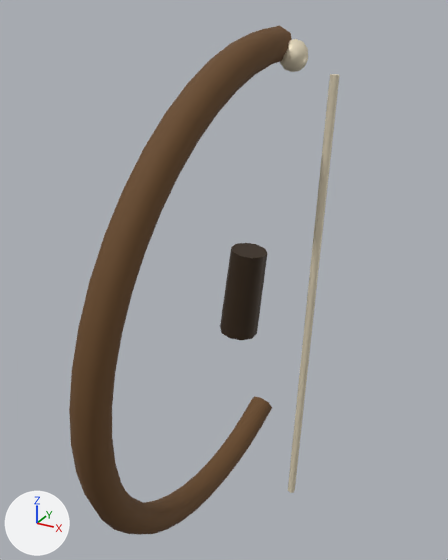
One commit to the glTF model assets/models/props/weapon_bow.glb: the scene before it, then after it.
Rendered twice from a camera (50 mm lens) standing at (0.888, -1.554, 1.645) and looking at (0.138, -0.192, 0.964). Arrows for +X, +Y and +Z are at lower left; the lights stay in place. The first picture is the older version. Where no turn or scale is listed for an object, it has been applied to the vertices.

The older version as bpy lines, for what is in view:
```python
me_mesh_1 = bpy.data.meshes.new('Mesh_1')
me_mesh_1.from_pydata(...)  # 24 vertices, 40 faces; spans x -0.073..0.069, y -0.06..0.06, z -0.146..0.145
me_mesh_1.materials.append(mat_weapon_metal)  # brown #3a2a18
me_mesh_2 = bpy.data.meshes.new('Mesh_2')
me_mesh_2.from_pydata(...)  # 16 vertices, 24 faces; spans x -0.037..0.037, y -0.012..0.012, z -0.675..0.675
me_mesh_2.materials.append(mat_weapon_trim)  # beige #e8dcc0
me_mesh_3 = bpy.data.meshes.new('Mesh_3')
me_mesh_3.from_pydata(...)  # 54 vertices, 80 faces; spans x -0.0397..0.0397, y -0.04..0.04, z -0.0397..0.0397
me_mesh_3.materials.append(mat_weapon_trim)  # beige #e8dcc0
ob_mesh_2 = bpy.data.objects.new('Mesh_2', me_mesh_2)
ob_mesh_2.location = (0.32, 0.0, 0.818)
ob_weapon_grip = bpy.data.objects.new('weapon_grip', me_mesh_1)
ob_weapon_grip.location = (0.102, 0.0, 0.844)
ob_weapon_rune = bpy.data.objects.new('weapon_rune', me_mesh_3)
ob_weapon_rune.location = (0.235, 0.0, 1.533)
# also in view: 'blade_mesh' at (0.102, -0.209, 0.844)
```
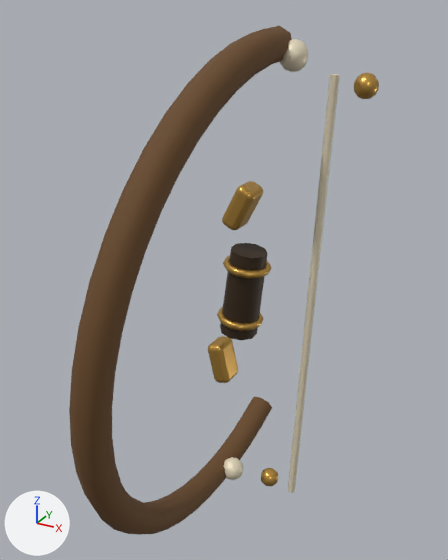
Location of each change, [x1, y1, x2, y2] in pixels of the pictures (448 x 560 px):
'bow_plate_1.12', added (orange)
    after: [222, 181, 263, 230]
'bow_plate_0.58', added (orange)
    after: [208, 336, 238, 383]
'bow_nock_top', added (orange)
    after: [354, 72, 379, 99]
'bow_grip_ring_1', added (orange)
    after: [223, 255, 272, 279]
'bow_grip_ring_0', added
    after: [217, 307, 264, 331]
'bow_tip_lower', added
    after: [223, 457, 243, 480]
'bow_nock_bottom', added
    after: [261, 468, 278, 486]

What the commit changed:
Material 'weapon_trim.001' (mat_weapon_trim_001) is new.
Its base color is (0.584, 0.337, 0.0742) (orange #c99d4d).
Its metallic is 0.82.
Its roughness is 0.35.
Mesh me_mesh_8 is new.
It has 54 vertices, 80 faces and spans x -0.032..0.032, y -0.032..0.032, z -0.032..0.032.
It uses material mat_weapon_trim_001 (orange #c99d4d).
Mesh me_mesh_7 is new.
It has 152 vertices, 300 faces and spans x -0.0516..0.0516, y -0.045..0.045, z -0.0691..0.0691.
It uses material mat_weapon_trim_001 (orange #c99d4d).
Mesh me_mesh_6 is new.
It has 152 vertices, 300 faces and spans x -0.0406..0.0406, y -0.045..0.045, z -0.0704..0.0704.
It uses material mat_weapon_trim_001 (orange #c99d4d).
Mesh me_mesh_5 is new.
It has 91 vertices, 144 faces and spans x -0.0735..0.0735, y -0.074..0.074, z -0.0185..0.0185.
It uses material mat_weapon_trim_001 (orange #c99d4d).
Object 'bow_tip_lower' (ob_bow_tip_lower) is new; it shows a copy of the mesh of ob_weapon_rune.
Its location is (0.068, 0.0, 0.143).
Object 'bow_nock_bottom' (ob_bow_nock_bottom) is new; it shows me_mesh_8.
Its parent is ob_weapon_bow.
Its location is (0.19, 0.0, 0.19).
Object 'bow_nock_top' (ob_bow_nock_top) is new; it shows me_mesh_8.
Its parent is ob_weapon_bow.
Its location is (0.25, 0.0, 1.51).
Object 'bow_plate_1.12' (ob_bow_plate_1_12) is new; it shows me_mesh_7.
Its location is (0.094, 0.0, 1.117).
Object 'bow_plate_0.58' (ob_bow_plate_0_58) is new; it shows me_mesh_6.
Its location is (0.03, 0.0, 0.581).
Object 'bow_grip_ring_1' (ob_bow_grip_ring_1) is new; it shows me_mesh_5.
Its location is (0.113, 0.0, 0.933).
Object 'bow_grip_ring_0' (ob_bow_grip_ring_0) is new; it shows a copy of me_mesh_5.
Its location is (0.091, 0.0, 0.755).
